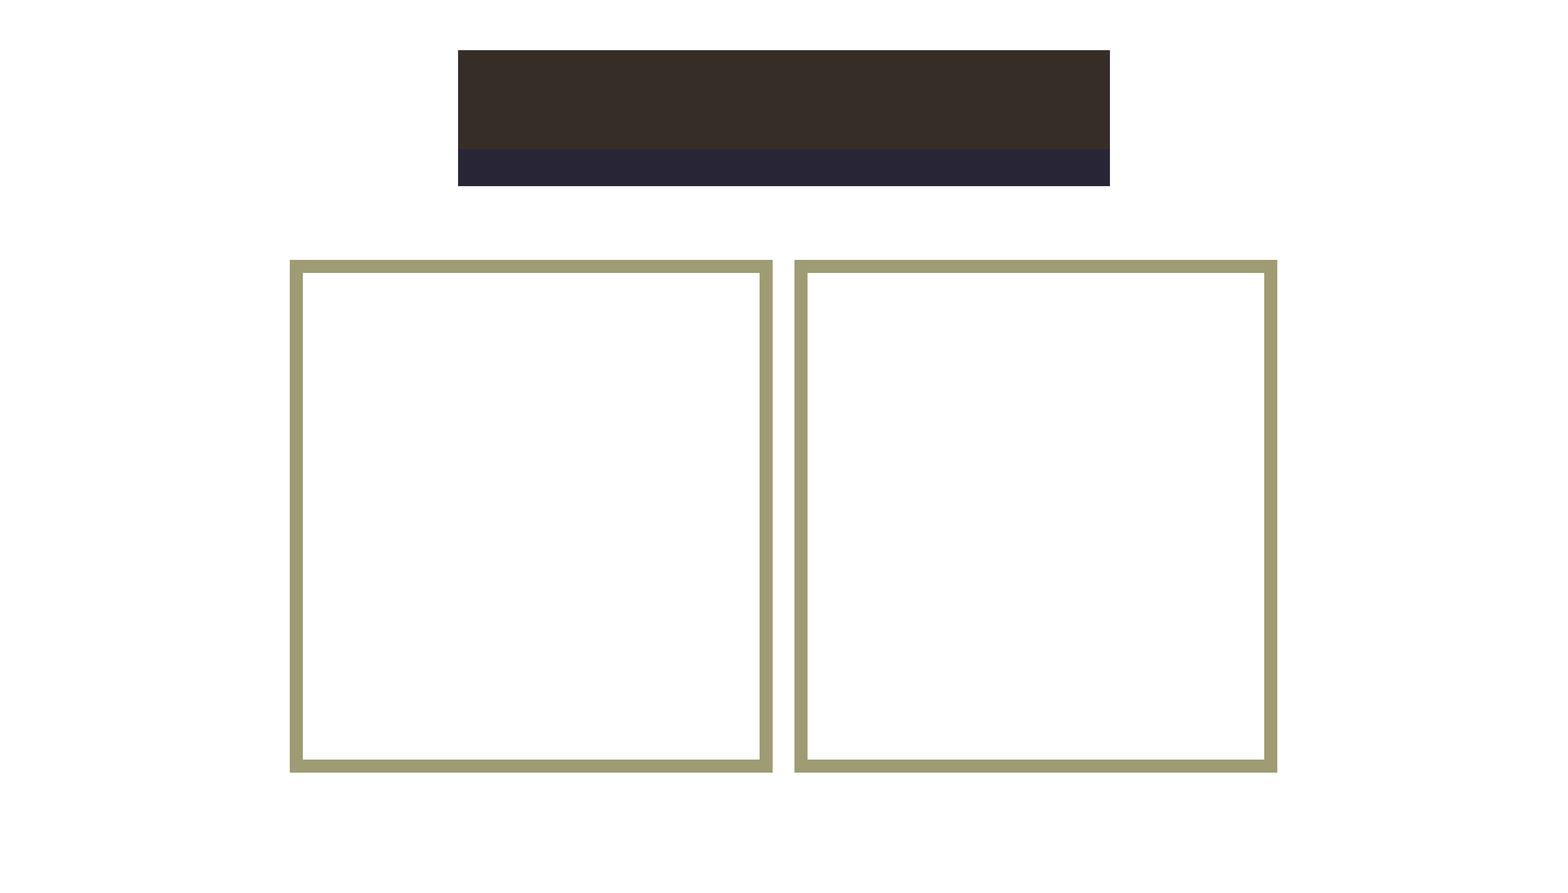
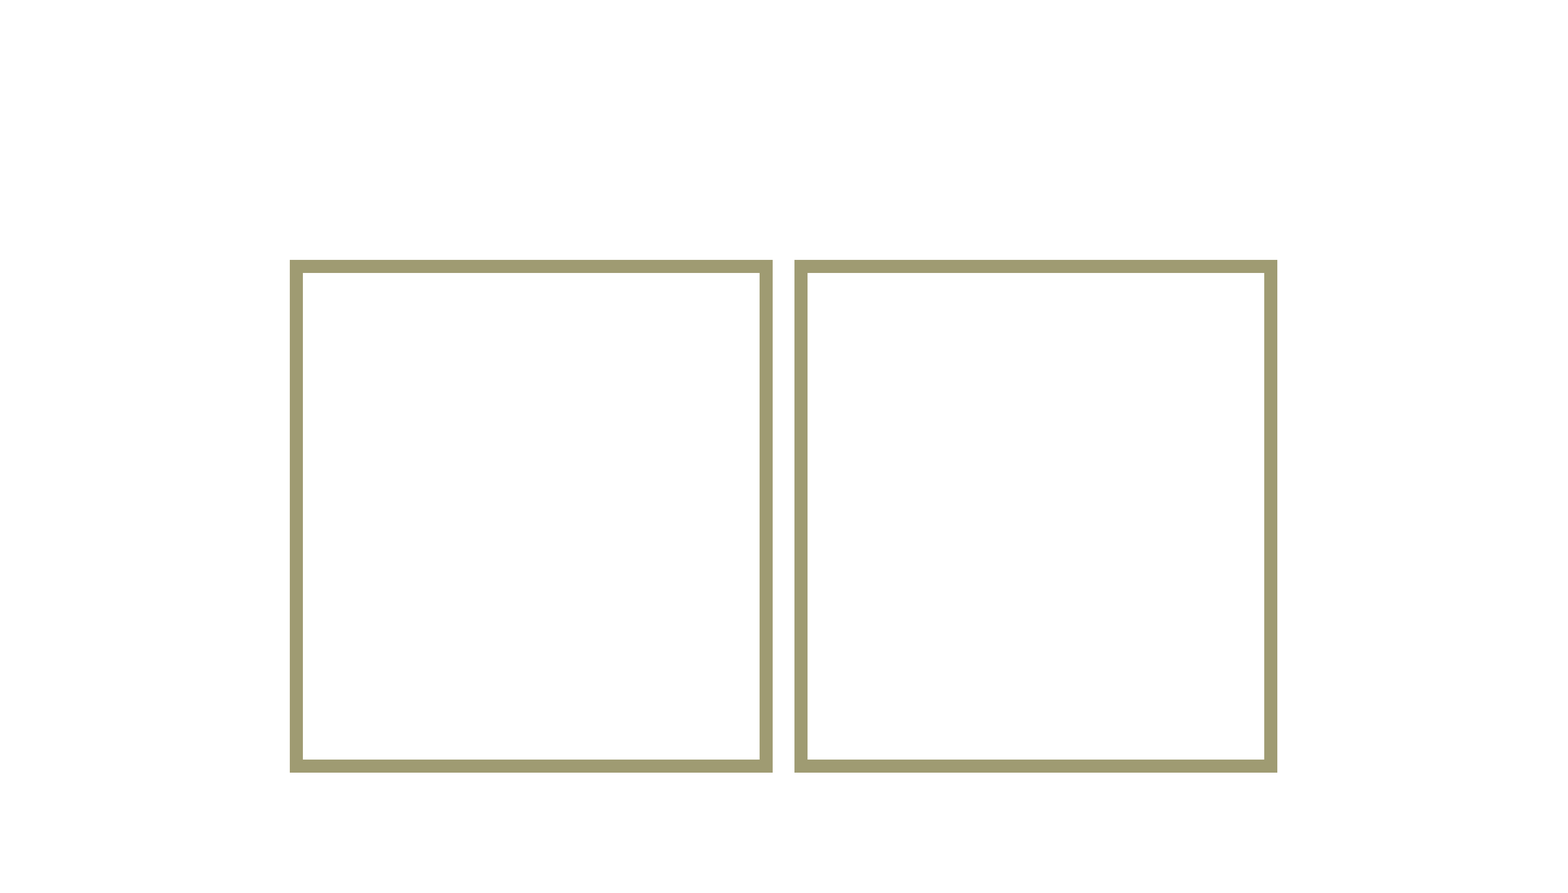
Before/after of a 1568 × 893 layered artwork. What changed in the layer stack:
removed layer "Layer 1" over [458, 50, 1110, 187]
renamed "Background" to "Layer 2", showed it, painted on it over [458, 50, 1110, 187]